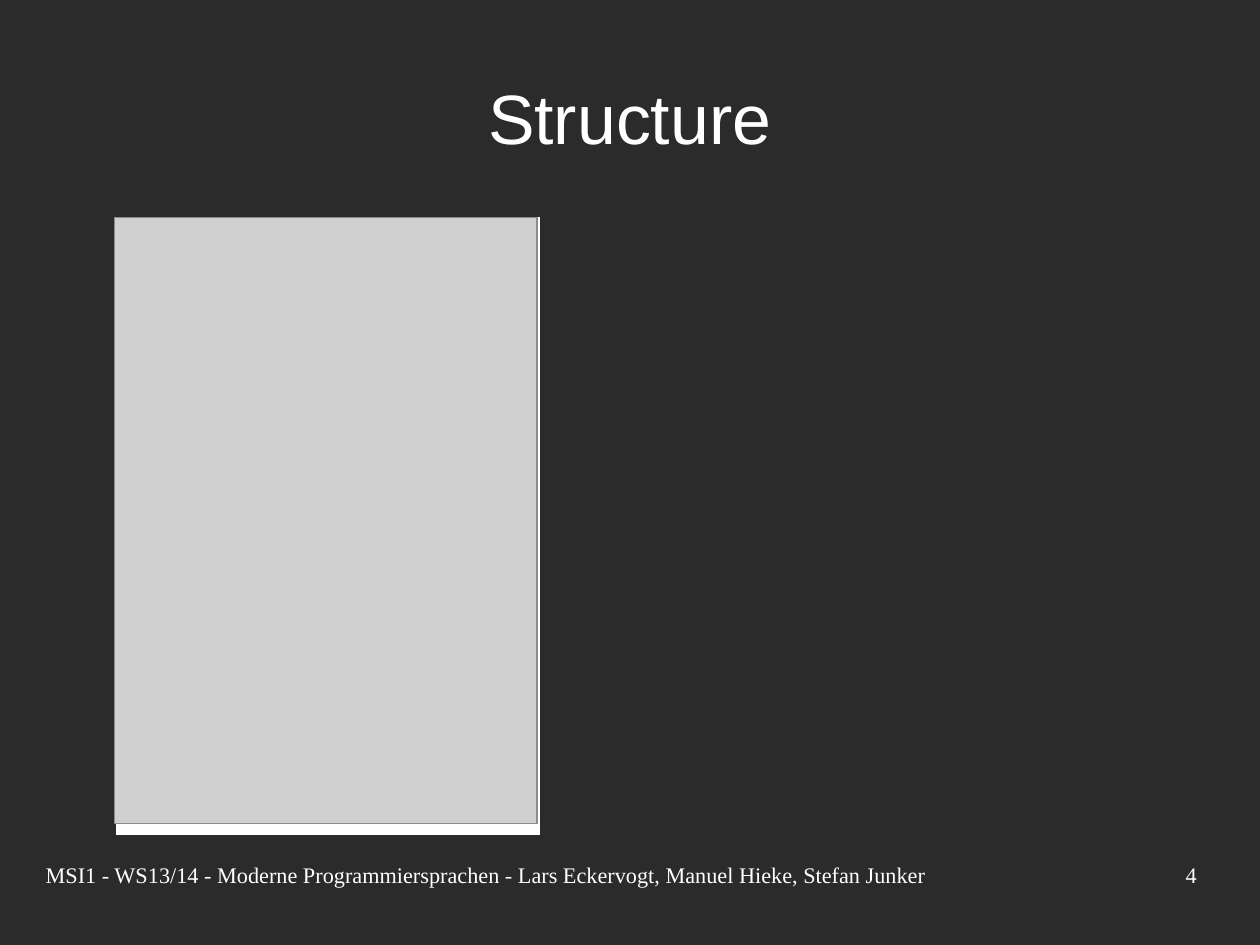
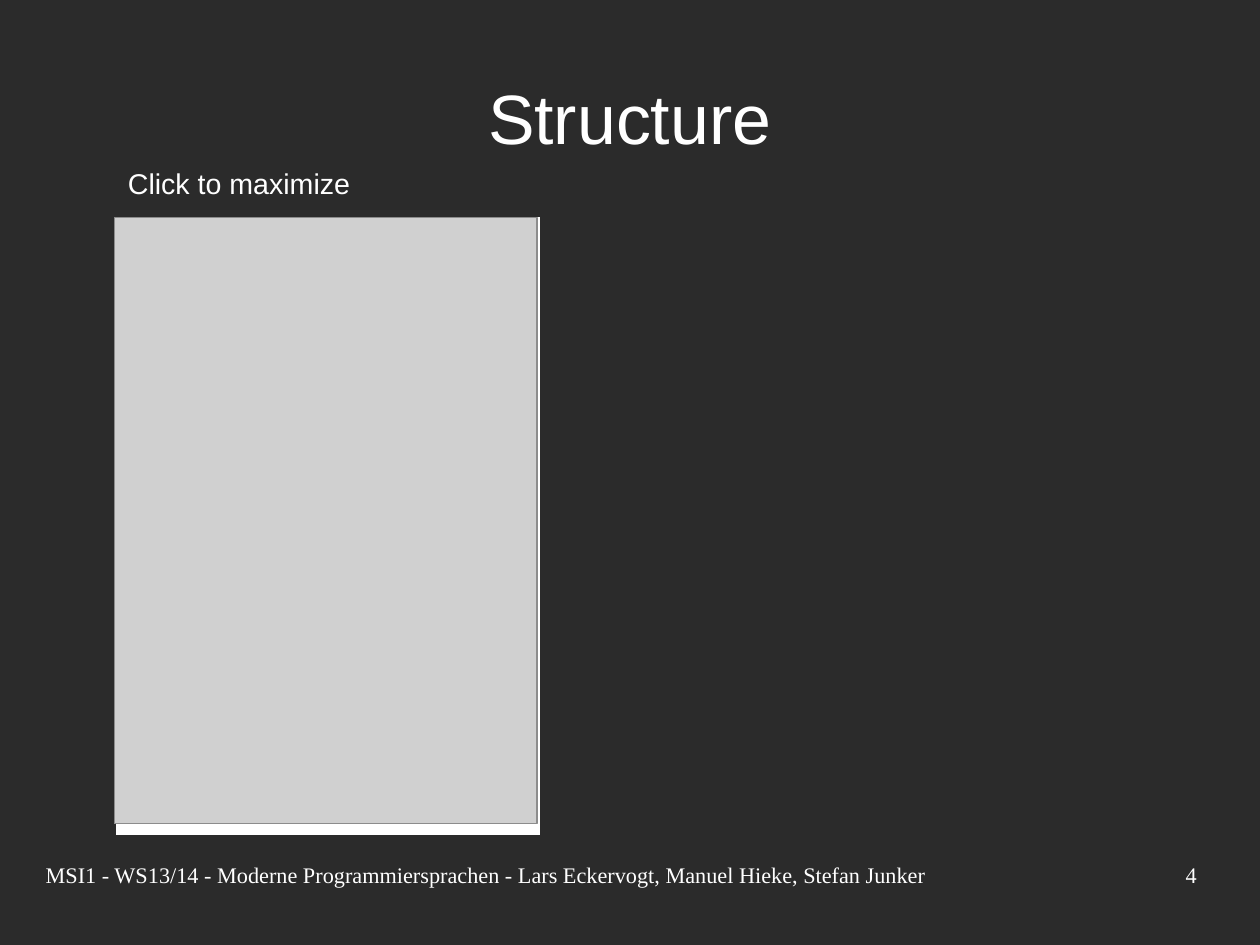
Before and after one commit to nerduel/TacZombie, a slide deck: slide 4 of doc/presentation/Presentation.odp. Drawn at 1260x945 pixels with LibreOffice and Linux fonts; fonts in the diff are those of the drawing; grey boxes stand for pictures; background and template pictures are left out; a plain dark background stands for a picture behind light text. Boxes give left, top, right and bottom in pixels: in the first picture for what was removed or moved away, otherwise in the second. Text is boxed around its words. In the diff, an @@ line names an element or a change of style, - is before the commit and + after.

Commit message:
update presentation

```diff
--- a/doc/presentation/Presentation.odp
+++ b/doc/presentation/Presentation.odp
@@ text added at (128, 173, 350, 195), 18 pt, text #FFFFFF @@
+Click to maximize
```
Also in this commit, not shown: 1 other slide changed, 1 other file.
